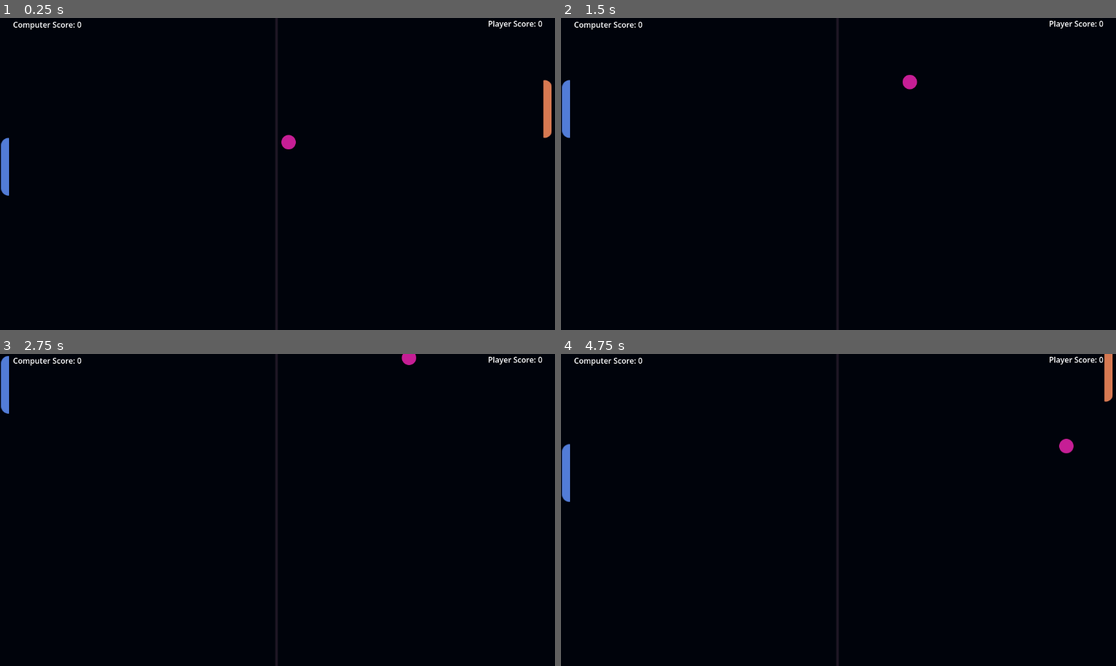
Above: before the commit, frames 1-4 (two rows, left to right).
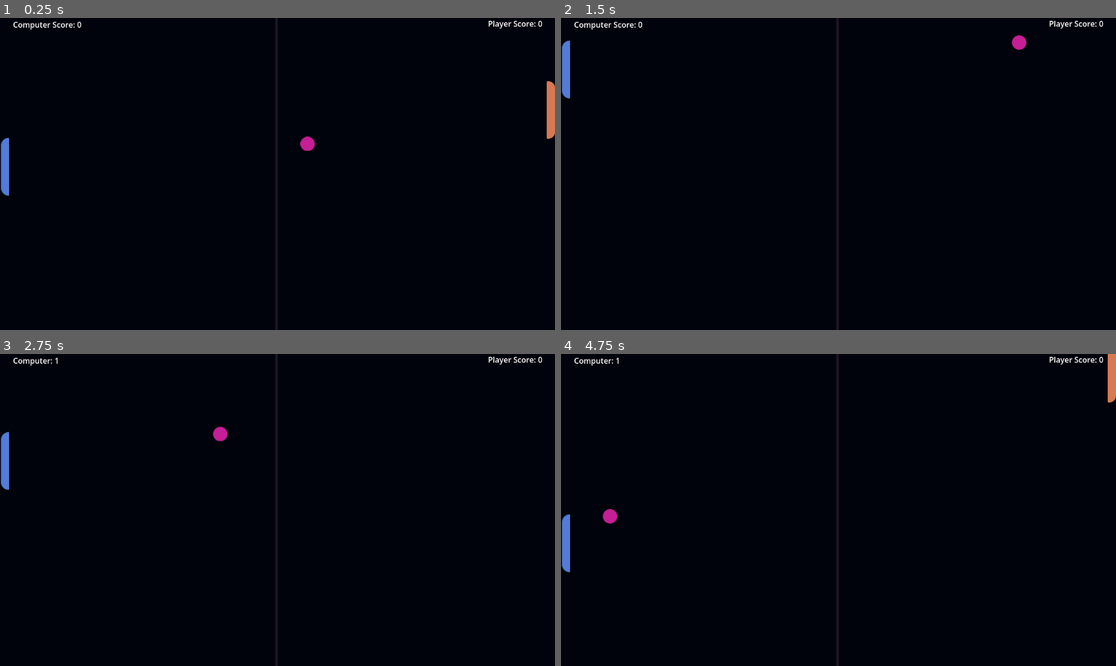
Above: after the commit, the same moments.

Repository: maldonadoc2415/PongGame
Game: Godot game, scene res://level_1.tscn
Two runs of this game, one before a commit and one after it. Both use one fixed random seed, a clock stepped at 60 frames per second and the inputs below.
Inputs:
- Up to frame 1 (0.25 s): no input
- Up to frame 2 (1.5 s): hold Up (ui_up) 0.53-1.28 s; hold Down (ui_down) from 1.28 s (still down)
- Up to frame 3 (2.75 s): release Down (ui_down) at 2.03 s; hold Up (ui_up) from 2.03 s (still down)
- Up to frame 4 (4.75 s): release Up (ui_up) at 3.53 s; hold Down (ui_down) from 3.53 s (still down)

The runs differ from the first frame. In frame 1, 0.4% of the frame differs, in the area x 50-100%, y 19-43%; in frame 2, 0.6%; in frame 3, 0.8%; in frame 4, 1.0%, in the area x 0-100%, y 0-70%.

Commit message:
working version of Pong

Diff:
--- a/ball/ball.gd
+++ b/ball/ball.gd
@@ -1,43 +1,47 @@
 extends Area2D
-# difference between VAr and Constant
-@export var speed:int = 100
 
 
-var direction = Vector2(0,0)
+@export var speed: int = 250
 
+var direction = Vector2(0, 0)
 var screen_size
+
 signal PlayerGoal
 signal ComputerGoal
-# called when the node enters the scene tree for the first time.
 
 func _ready() -> void:
-	direction = Vector2(set_random_direction(), set_random_direction())
 	screen_size = get_window().size
-
-
+	reset_ball()
 
 func _process(delta: float) -> void:
 	position = position + direction * (speed * delta)
-
-	if position.x >= screen_size.x or position.x <= 0:
-		direction.x *= -1
-	if position.y >= screen_size.y or position.y <= 0:
+	if position.y >= screen_size.y:
+		position.y = screen_size.y - 1
+		direction.y *= -1
+	elif position.y <= 0:
+		position.y = 1
 		direction.y *= -1
 
 func _on_area_entered(area: Area2D) -> void:
-	if area.name == "PlayerGoal":
-		direction *= -1
-	if area.name == "ComputerGoal":
-		direction *= -1
+	if area.name == "Player1" or area.name == "Computer":
+		direction.x *= -1
+		speed += 10
 	if area.name == "ComputerGoal":
 		emit_signal("ComputerGoal")
-	if area.name == "PlayerGoal":
+	elif area.name == "PlayerGoal":
 		emit_signal("PlayerGoal")
-
-
-
 
 func set_random_direction():
 	var choices = [-1, 1]
-	var random_direction = choices.pick_random()
-	return random_direction
+	return choices.pick_random()
+
+func reset_ball():
+	position = screen_size / 2
+	speed = 250
+	direction = Vector2(set_random_direction(), set_random_direction())
+
+func _on_computer_goal() -> void:
+	reset_ball()
+
+func _on_player_goal() -> void:
+	reset_ball()
--- a/ball/ball.tscn
+++ b/ball/ball.tscn
@@ -14,3 +14,7 @@
 
 [node name="CollisionShape2D" type="CollisionShape2D" parent="." unique_id=80640183]
 shape = SubResource("CircleShape2D_41u45")
+
+[connection signal="ComputerGoal" from="." to="." method="_on_computer_goal"]
+[connection signal="PlayerGoal" from="." to="." method="_on_player_goal"]
+[connection signal="area_entered" from="." to="." method="_on_area_entered"]
--- a/ball/computer.gd
+++ b/ball/computer.gd
@@ -12,3 +12,8 @@
 func _process(delta: float) -> void:
 	if position.y != ball.position.y:
 		position.y = move_toward(position.y, ball.position.y, delta * 1000)
+
+
+
+func _on_ball_computer_goal() -> void:
+	pass # Replace with function body.
--- a/ball/level_1.tscn
+++ b/ball/level_1.tscn
@@ -21,10 +21,10 @@
 texture = ExtResource("5_rka8t")
 
 [node name="Ball" parent="." unique_id=1206037162 instance=ExtResource("1_hn12h")]
-position = Vector2(574, 283)
+position = Vector2(574, 281)
 
 [node name="Player1" parent="." unique_id=1526438033 instance=ExtResource("4_rka8t")]
-position = Vector2(1137, 189)
+position = Vector2(1144, 191)
 
 [node name="Computer" parent="." unique_id=116328400 node_paths=PackedStringArray("ball") instance=ExtResource("3_hn12h")]
 position = Vector2(0, 3)
@@ -49,7 +49,7 @@
 [node name="PlayerGoal" type="Area2D" parent="." unique_id=556729562]
 
 [node name="CollisionShape2D" type="CollisionShape2D" parent="PlayerGoal" unique_id=368756860]
-position = Vector2(1163, 332)
+position = Vector2(1179, 337)
 shape = SubResource("RectangleShape2D_ihfcg")
 
 [node name="ComputerGoal" type="Area2D" parent="." unique_id=19312914]
@@ -58,5 +58,5 @@
 position = Vector2(-43, 335)
 shape = SubResource("RectangleShape2D_rka8t")
 
-[connection signal="ComputerGoal" from="Ball" to="." method="_on_ball_computer_goal"]
-[connection signal="PlayerGoal" from="Ball" to="." method="_on_ball_player_goal"]
+[connection signal="ComputerGoal" from="Ball" to="." method="_on_ball_player_goal"]
+[connection signal="PlayerGoal" from="Ball" to="." method="_on_ball_computer_goal"]
--- a/ball/player_1.tscn
+++ b/ball/player_1.tscn
@@ -4,14 +4,15 @@
 [ext_resource type="Texture2D" uid="uid://hmfvrudmujr4" path="res://Player.png" id="2_qh3su"]
 
 [sub_resource type="RectangleShape2D" id="RectangleShape2D_bxx23"]
-size = Vector2(19, 115)
+size = Vector2(19.5, 115)
 
-[node name="Player1" type="Area2D" unique_id=1526438033]
+[node name="Player1" type="Area2D" unique_id=1136117598]
+position = Vector2(443, 241)
 script = ExtResource("1_bxx23")
 
 [node name="Sprite2D" type="Sprite2D" parent="." unique_id=85015347]
 texture = ExtResource("2_qh3su")
 
 [node name="player_collision" type="CollisionShape2D" parent="." unique_id=621819729]
-position = Vector2(-0.5, -0.5)
+position = Vector2(2, 0)
 shape = SubResource("RectangleShape2D_bxx23")
